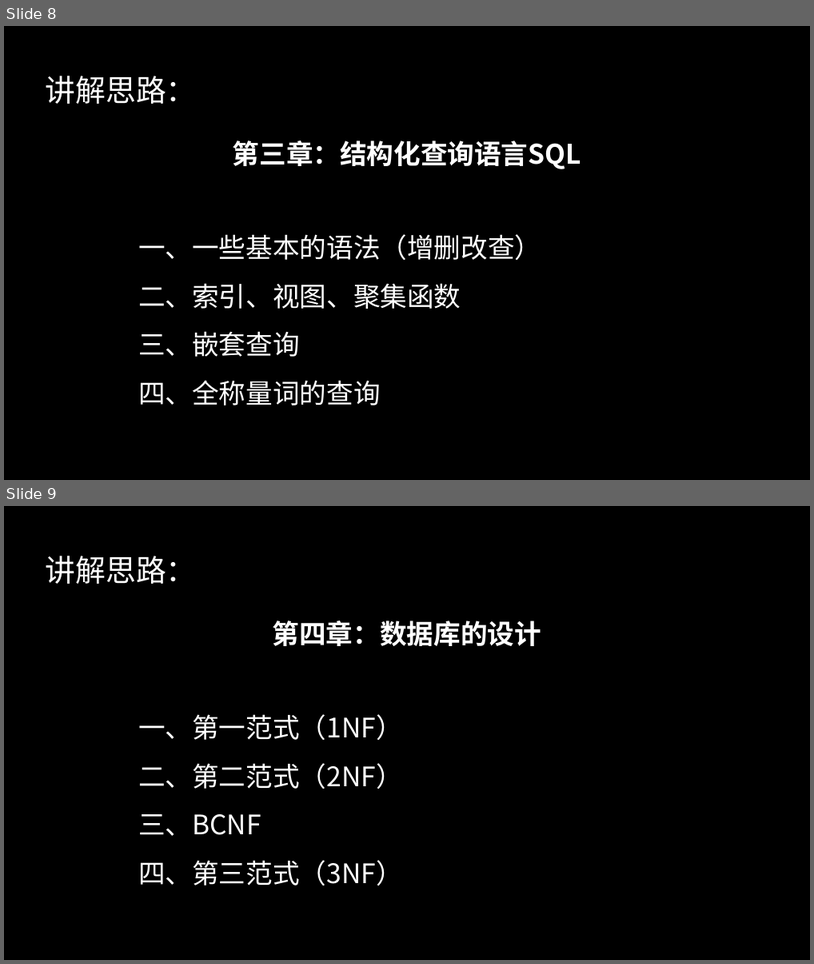
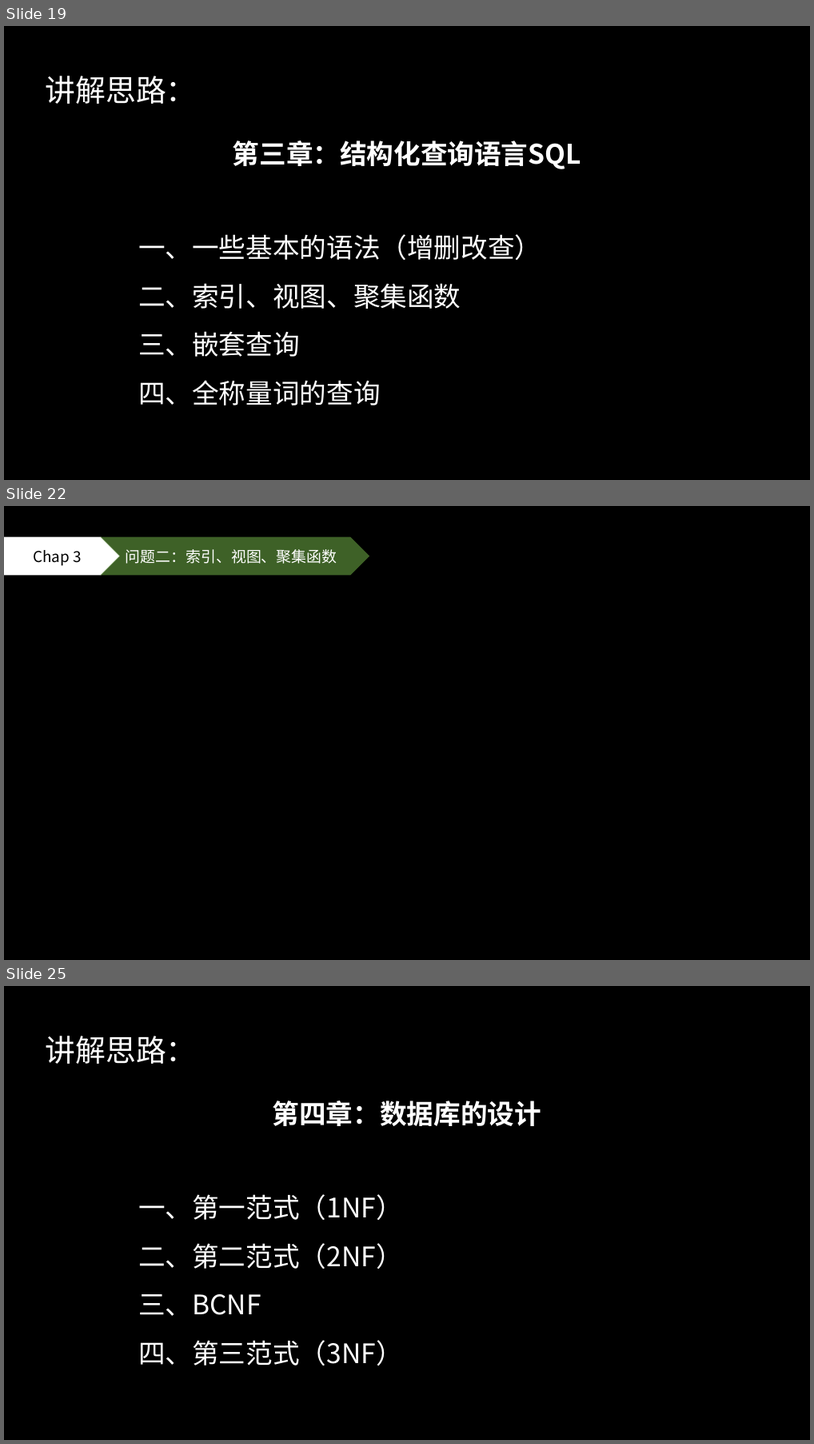
Before and after one commit to 50mengzhu/Database, a slide deck: ReationalDB.pptx. Shown one above the other, each under a label of ours: slides 8 and 9 before the commit, slides 19, 22 and 25 after it; the slides between them are not shown. The pictures are 814x964 and 814x1444 pixels, drawn with LibreOffice and Linux fonts; fonts in the diff are those of the drawing. Boxes give left, top, right and bottom in pixels: in the first picture for what was removed or moved away, otherwise in the second. Text is boxed around its words. In the diff, an @@ line names an element or a change of style, - is before the commit and + after.

```diff
--- a/ReationalDB.pptx
+++ b/ReationalDB.pptx
@@ slide 22 added at (x1=4, y1=506, x2=810, y2=960), background #000000 @@
@@ pentagon arrow added at (x1=4, y1=537, x2=120, y2=575), fill #FFFFFF, 18 pt, text #000000 @@
+Chap 3
@@ chevron added at (x1=100, y1=537, x2=370, y2=575), fill #548235 at 75% opacity, 18 pt, text #FFFFFF @@
+问题二：索引、视图、聚集函数
@@ what was slide 8 is now slide 19 @@
@@ what was slide 9 is now slide 25 @@
```
Also in this commit, not shown: 4 slides changed, 19 other slides added, 3 slides removed, 1 other file.
